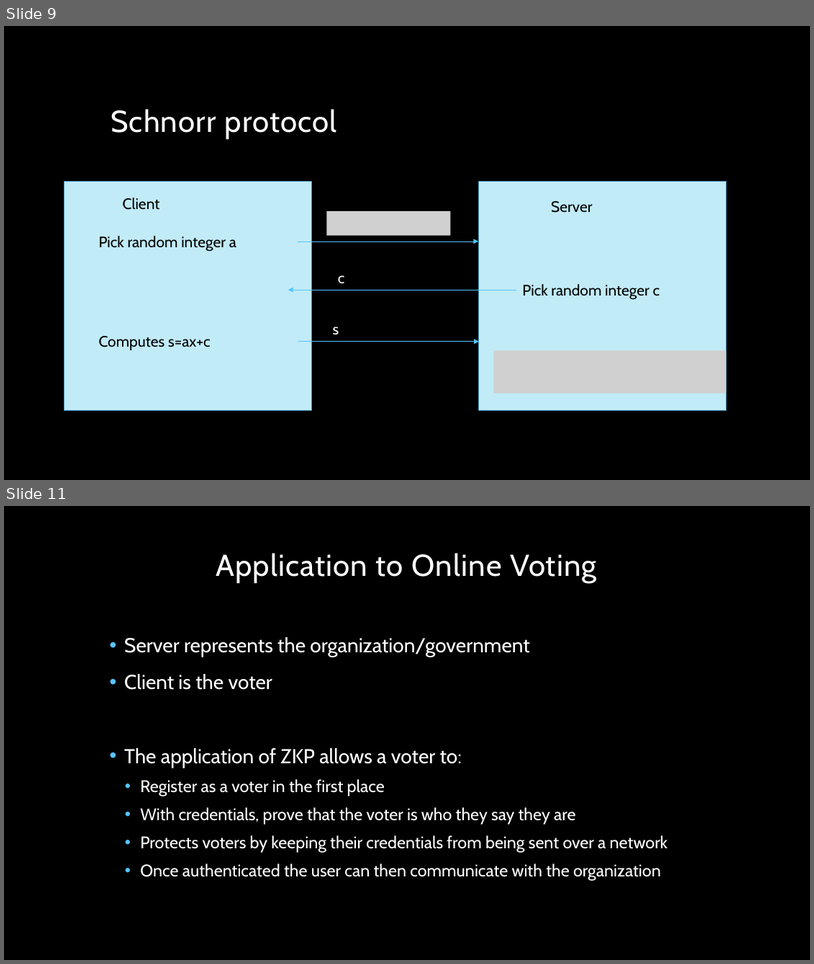
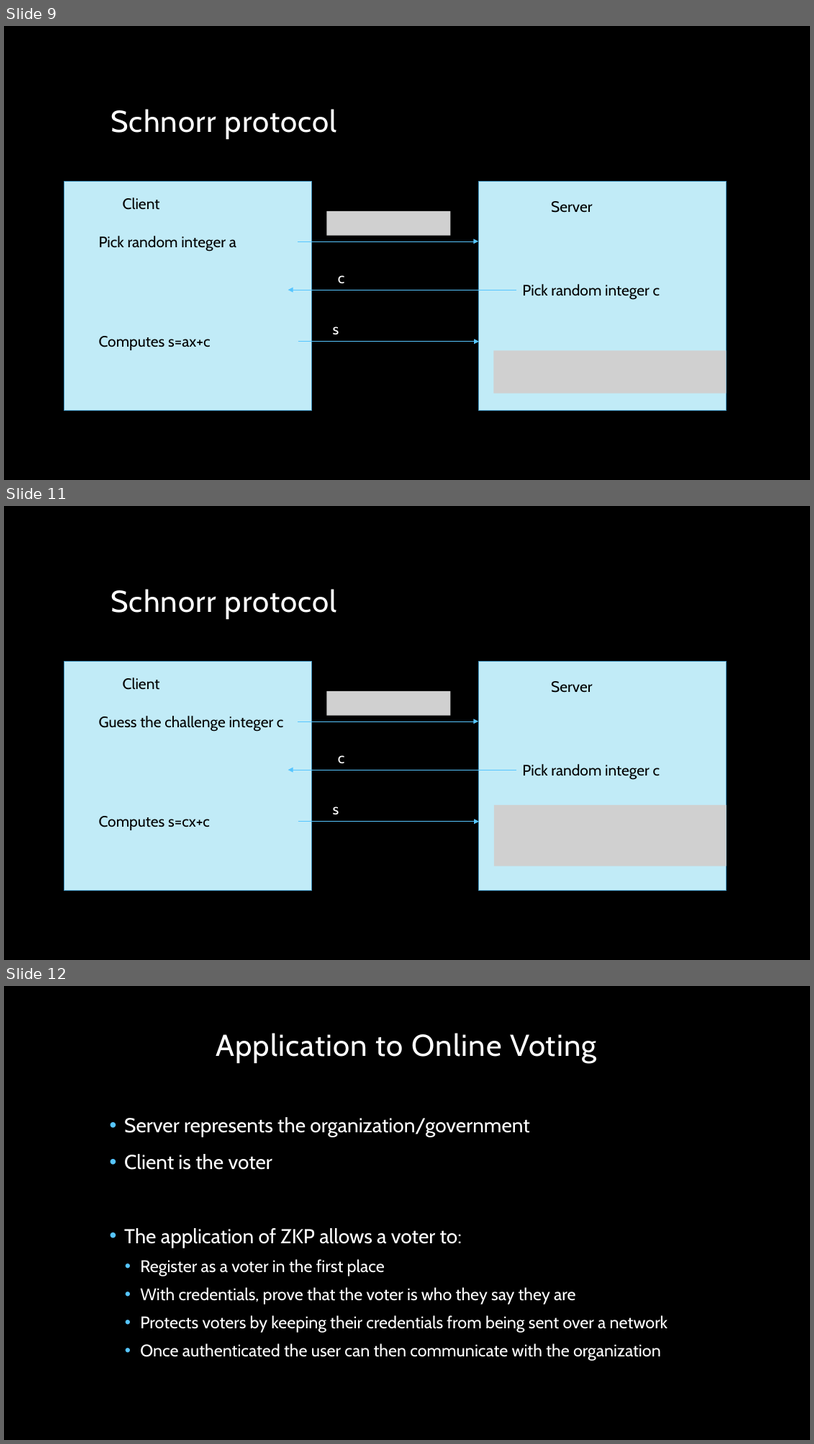
Before and after one commit to CoryBlack/ZeroKnowledge, a slide deck: Zero knowledge.pptx. Shown one above the other, each under a label of ours: slides 9 and 11 before the commit, slides 9, 11 and 12 after it; the slides between them are not shown. The pictures are 814x964 and 814x1444 pixels, drawn with LibreOffice and Linux fonts; fonts in the diff are those of the drawing; grey boxes stand for pictures; background and template pictures are left out. Boxes give left, top, right and bottom in pixels: in the first picture for what was removed or moved away, otherwise in the second. Text is boxed around its words. In the diff, an @@ line names an element or a change of style, - is before the commit and + after.

```diff
--- a/Zero knowledge.pptx
+++ b/Zero knowledge.pptx
@@ slide 11 added at [4,506,810,960], background picture (left out) @@
@@ title added at [111,589,337,619], 36 pt, text #FFFFFF @@
+Schnorr protocol
@@ rectangle added at [64,662,312,890], fill #C1EBF7, outline #4092BD 1 pt @@
@@ text added at [123,677,160,690], 18 pt, text #000000 @@
+Client
@@ rectangle added at [479,662,726,890], fill #C1EBF7, outline #4092BD 1 pt @@
@@ picture added at [327,691,451,716] @@
@@ text added at [551,681,592,692], 18 pt, text #000000 @@
+Server
@@ text added at [99,716,284,731], 18 pt, text #000000 @@
+Guess the challenge integer c
@@ arrow added from (298, 721) to (479, 721), #56C5FF 0.5 pt @@
@@ text added at [338,755,345,764], 18 pt, text #FFFFFF @@
+c
@@ text added at [522,764,661,780], 18 pt, text #000000 @@
+Pick random integer c
@@ arrow added from (517, 770) to (288, 770), #56C5FF 0.5 pt @@
@@ text added at [333,806,340,815], 18 pt, text #FFFFFF @@
+s
@@ picture added at [494,805,726,866] @@
@@ text added at [99,816,210,830], 18 pt, text #000000 @@
+Computes s=cx+c
@@ arrow added from (298, 821) to (479, 821), #56C5FF 0.5 pt @@
@@ what was slide 11 is now slide 12 @@
```
Also in this commit, not shown: 2 slides changed.
